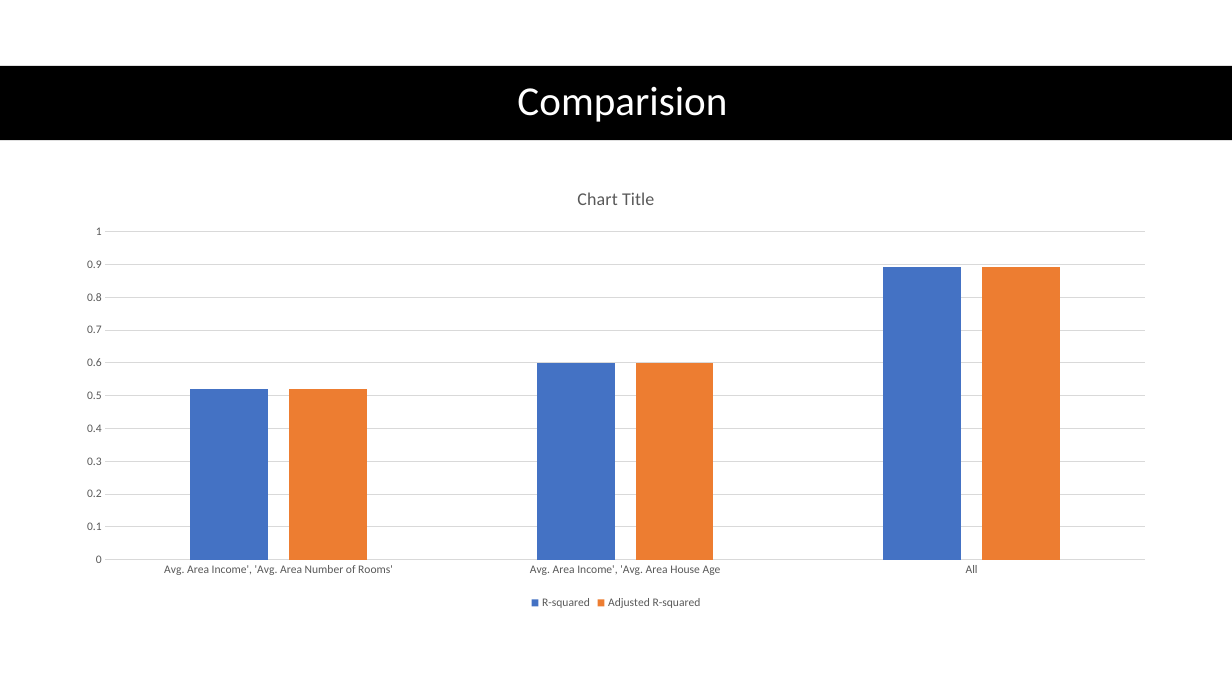
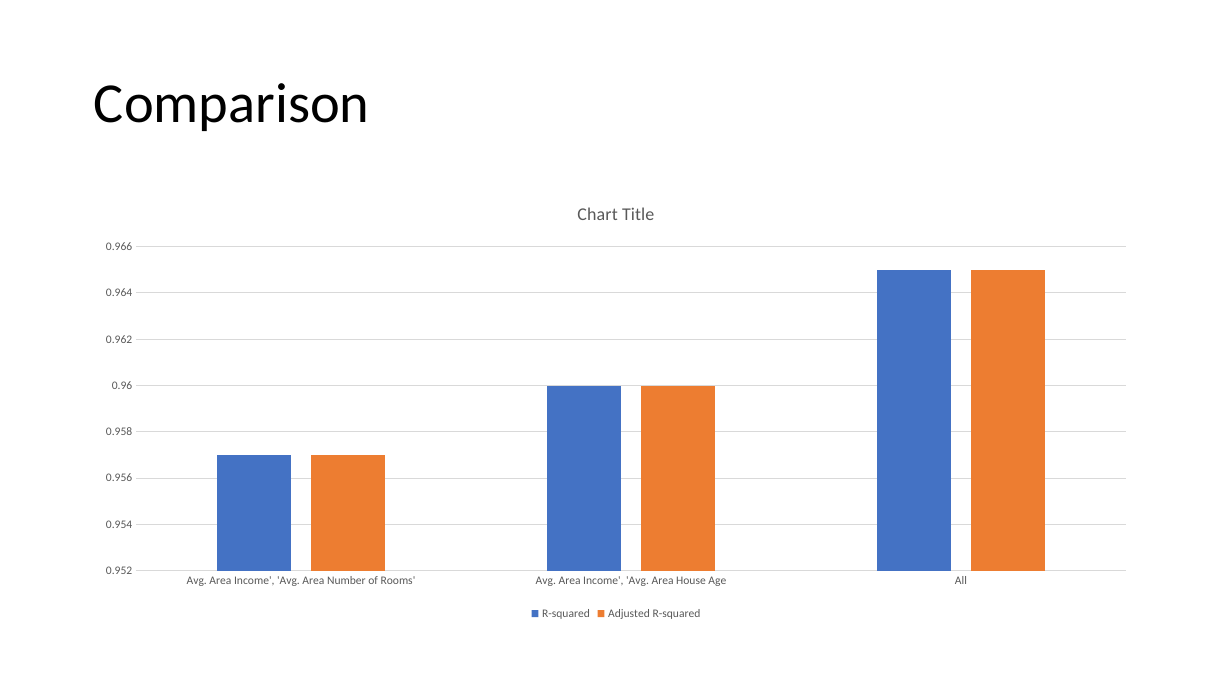
Before and after one commit to shuklagauravjn/agaveSubmission, a slide deck: slide 3 of Report.pptx (slide 2 before the commit). Drawn at 1232x693 pixels with LibreOffice and Linux fonts; fonts in the diff are those of the drawing. Boxes give left, top, right and bottom in pixels: in the first picture for what was removed or moved away, otherwise in the second. Text is boxed around its words. In the diff, an @@ line names an element or a change of style, - is before the commit and + after.

```diff
--- a/Report.pptx
+++ b/Report.pptx
@@ rectangle removed at bbox=[0, 66, 1232, 140] @@
@@ title added at bbox=[94, 83, 370, 131], 44 pt, text #000000 @@
+Comparison
@@ title removed at bbox=[517, 86, 727, 122] @@
-Comparision
@@ column chart at bbox=[85, 185, 1148, 625] @@
@@ R-squared, Avg. Area Income', 'Avg. Area Number of Rooms': 0.52 to 0.96 @@
@@ R-squared, Avg. Area Income', 'Avg. Area House Age: 0.6 to 0.96 @@
@@ R-squared, All: 0.89 to 0.96 @@
@@ Adjusted R-squared, Avg. Area Income', 'Avg. Area Number of Rooms': 0.52 to 0.96 @@
@@ Adjusted R-squared, Avg. Area Income', 'Avg. Area House Age: 0.6 to 0.96 @@
@@ Adjusted R-squared, All: 0.89 to 0.96 @@
@@ column chart: place and size @@
-column chart at bbox=[65, 169, 1167, 614]
+column chart at bbox=[85, 185, 1148, 625]
```
Also in this commit, not shown: 3 other slides changed, 4 slides added, 2 slides removed.
